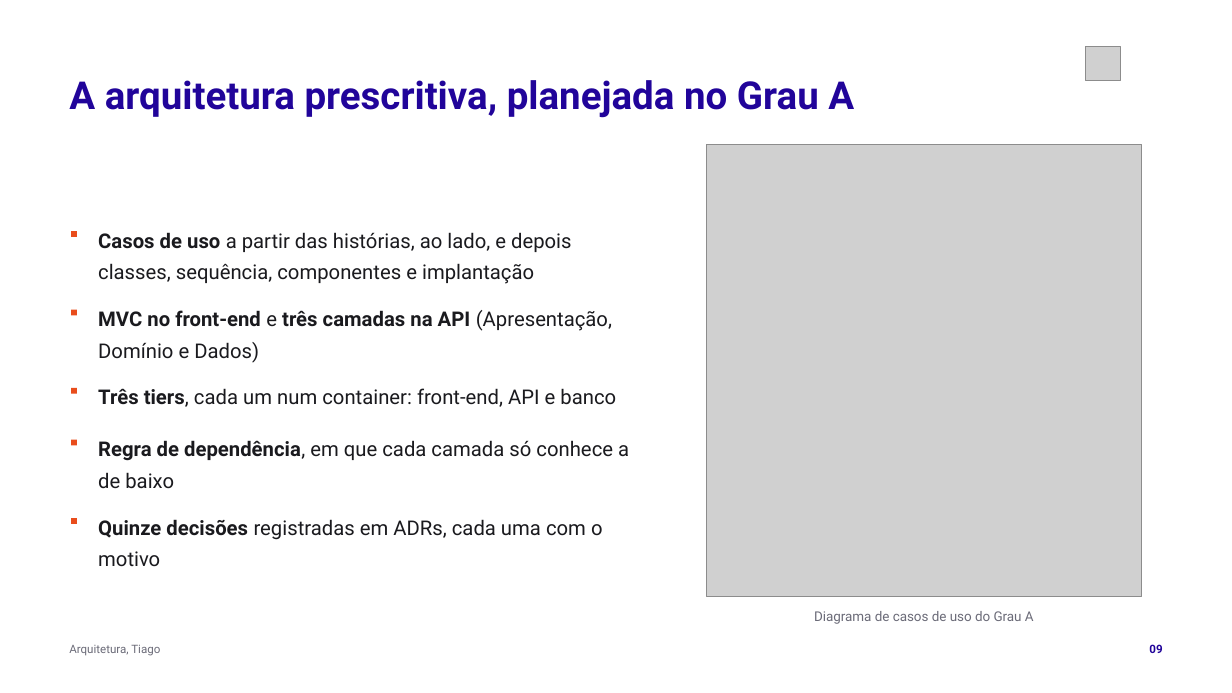
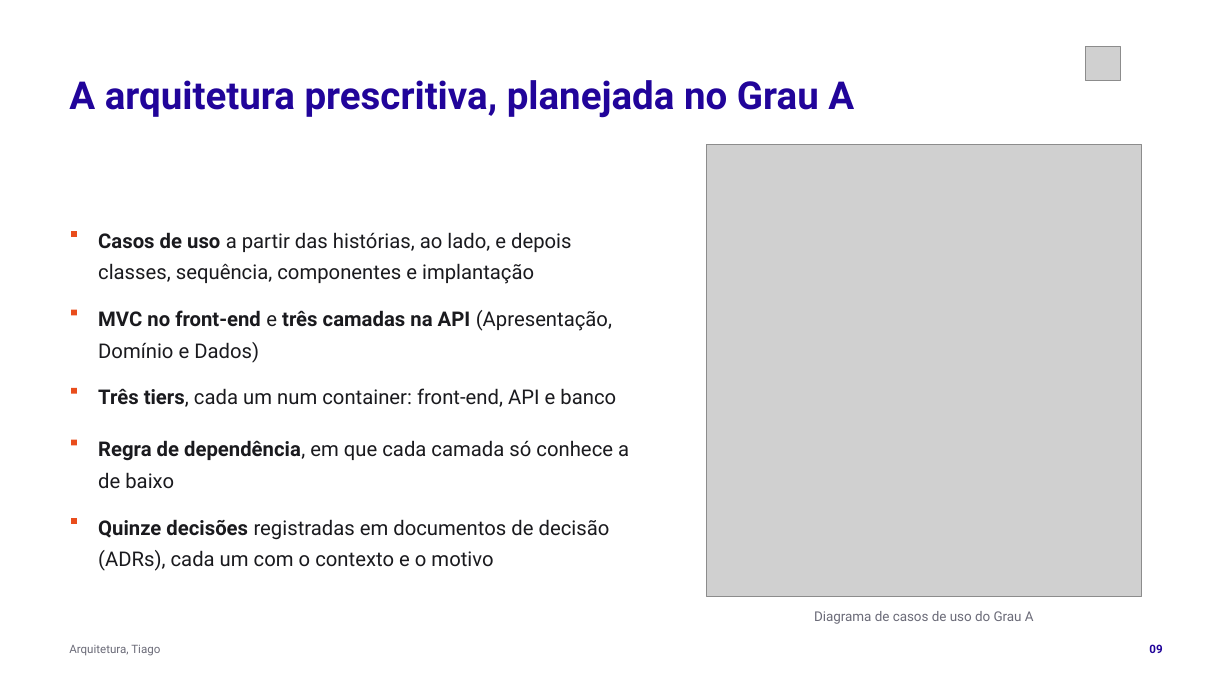
Before and after one commit to tcpassos/invite-app, a slide deck: slide 9 of trabalhos/T4-Pitch-Final.pptx. Drawn at 1232x693 pixels with LibreOffice and Linux fonts; fonts in the diff are those of the drawing; grey boxes stand for pictures. Boxes give left, top, right and bottom in pixels: in the first picture for what was removed or moved away, otherwise in the second. Text is boxed around its words. In the diff, an @@ line names an element or a change of style, - is before the commit and + after.

```diff
--- a/trabalhos/T4-Pitch-Final.pptx
+++ b/trabalhos/T4-Pitch-Final.pptx
@@ text at box(98, 519, 610, 571): text changed @@
-Quinze decisões registradas em ADRs, cada uma com o motivo
+Quinze decisões registradas em documentos de decisão (ADRs), cada um com o contexto e o motivo
```
Also in this commit, not shown: 13 other slides changed, 3 other files.
